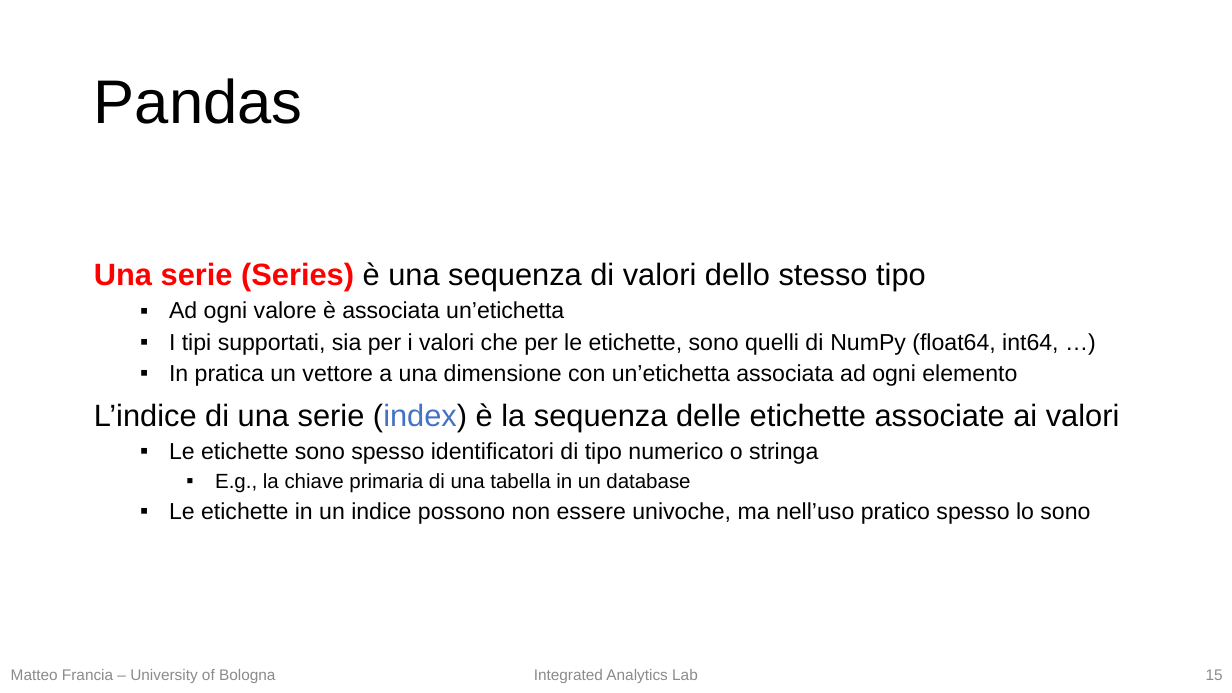
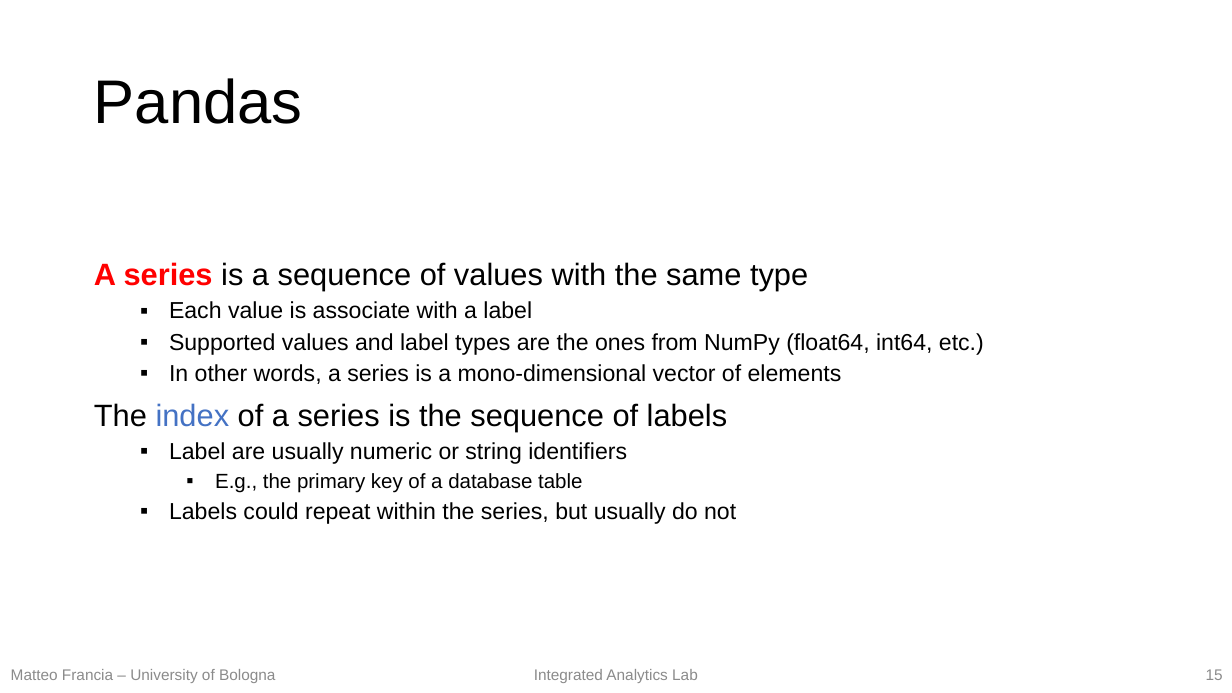
Before and after one commit to w4bo/teaching-handsondatapipelines, a slide deck: slide 15 of 01-MachineLearning/01-slides.pptx. Drawn at 1232x693 pixels with LibreOffice and Linux fonts; fonts in the diff are those of the drawing. Boxes give left, top, right and bottom in pixels: in the first picture for what was removed or moved away, otherwise in the second. Text is boxed around its words. In the diff, an @@ line names an element or a change of style, - is before the commit and + after.

```diff
--- a/01-MachineLearning/01-slides.pptx
+++ b/01-MachineLearning/01-slides.pptx
@@ text at [94,262,984,524]: text changed @@
-Una serie (Series) è una sequenza di valori dello stesso tipo
-  ▪ Ad ogni valore è associata un’etichetta
-  ▪ I tipi supportati, sia per i valori che per le etichette, sono quelli di NumPy (float64, int64, …)
-  ▪ In pratica un vettore a una dimensione con un’etichetta associata ad ogni elemento
-L’indice di una serie (index) è la sequenza delle etichette associate ai valori
-  ▪ Le etichette sono spesso identificatori di tipo numerico o stringa
-    ▪ E.g., la chiave primaria di una tabella in un database
-  ▪ Le etichette in un indice possono non essere univoche, ma nell’uso pratico spesso lo sono
+A series is a sequence of values with the same type
+  ▪ Each value is associate with a label
+  ▪ Supported values and label types are the ones from NumPy (float64, int64, etc.)
+  ▪ In other words, a series is a mono-dimensional vector of elements
+The index of a series is the sequence of labels
+  ▪ Label are usually numeric or string identifiers
+    ▪ E.g., the primary key of a database table
+  ▪ Labels could repeat within the series, but usually do not
```
Also in this commit, not shown: 25 other slides changed, 1 slide added, 1 slide removed, 1 other file.
